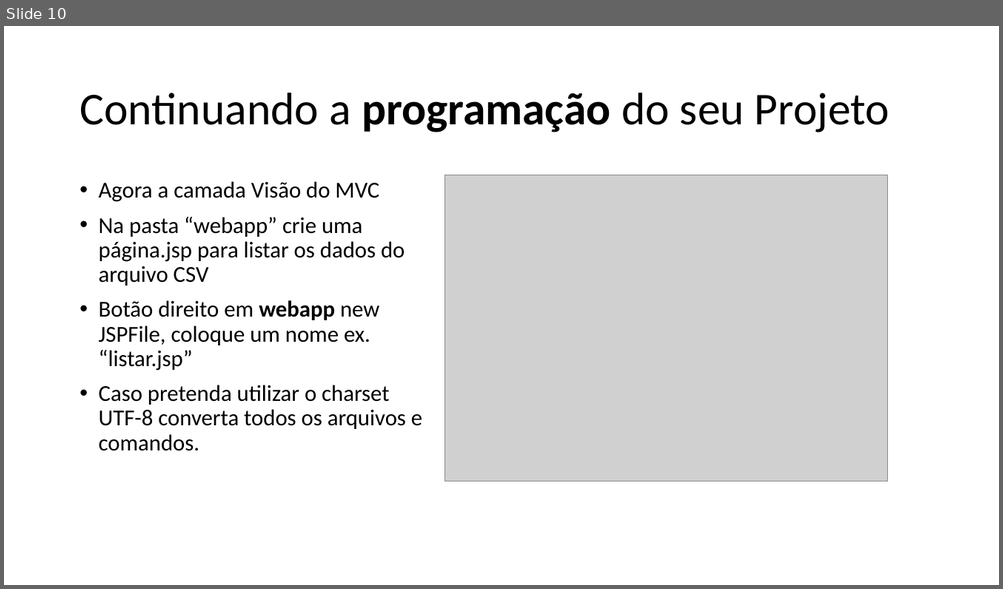
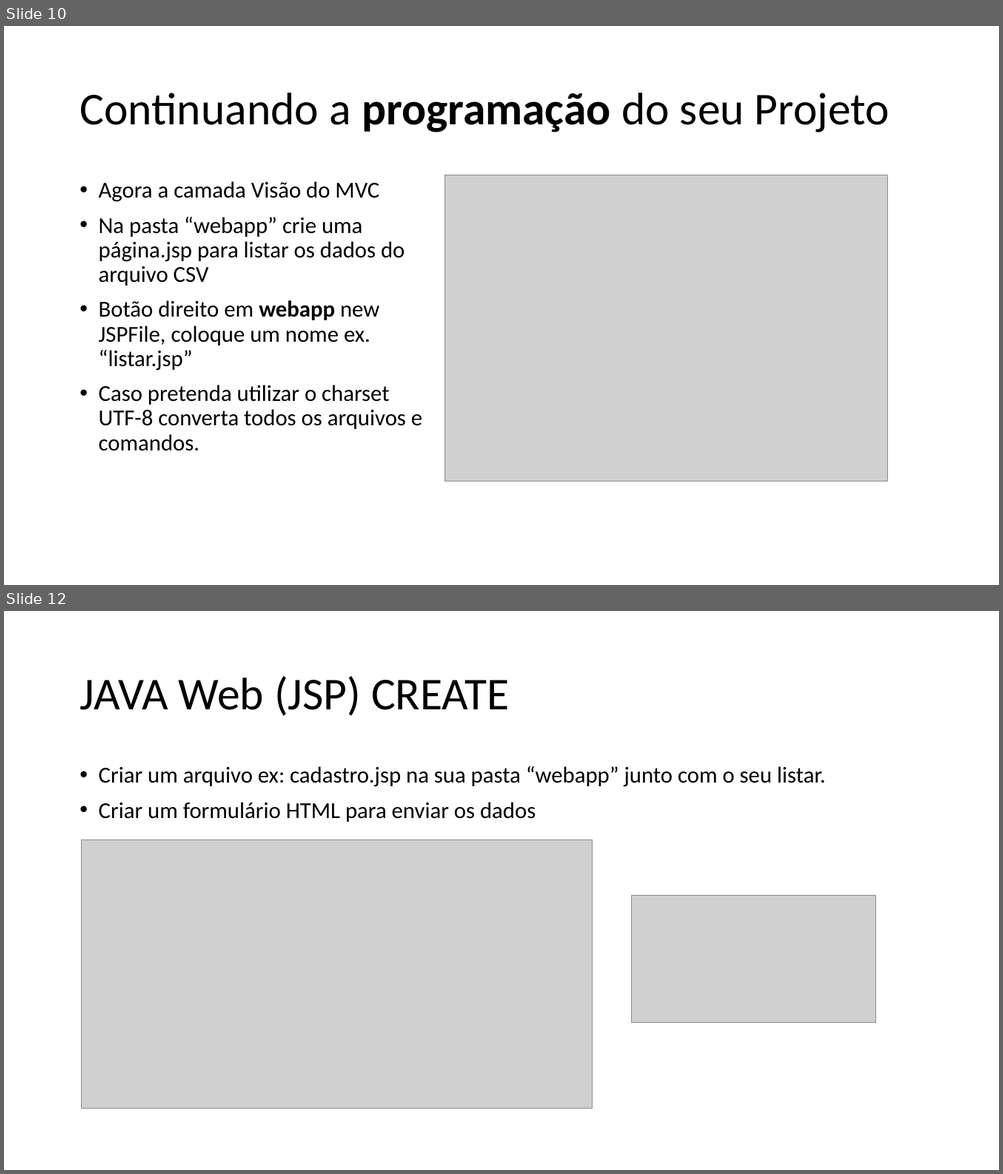
Before and after one commit to wellifabio/senai2021, a slide deck: 2des/pwbe/aula03/Tutorial CRUD – MVC – JAVA WEB.pptx. Shown one above the other, each under a label of ours: slide 10 before the commit, slides 10 and 12 after it; the slides between them are not shown. The pictures are 1003x589 and 1003x1174 pixels, drawn with LibreOffice and Linux fonts; fonts in the diff are those of the drawing; grey boxes stand for pictures. Boxes give left, top, right and bottom in pixels: in the first picture for what was removed or moved away, otherwise in the second. Text is boxed around its words. In the diff, an @@ line names an element or a change of style, - is before the commit and + after.

```diff
--- a/2des/pwbe/aula03/Tutorial CRUD – MVC – JAVA WEB.pptx
+++ b/2des/pwbe/aula03/Tutorial CRUD – MVC – JAVA WEB.pptx
@@ slide 12 added at (4, 611, 999, 1170), background #FFFFFF @@
@@ title added at (79, 676, 509, 716), 44 pt, text #000000 @@
+JAVA Web (JSP) CREATE
@@ text added at (99, 766, 825, 822), 22 pt, text #000000 @@
+• Criar um arquivo ex: cadastro.jsp na sua pasta “webapp” junto com o seu listar.
+• Criar um formulário HTML para enviar os dados
@@ picture added at (82, 840, 593, 1109) @@
@@ picture added at (632, 895, 876, 1023) @@
```
Also in this commit, not shown: 1 slide changed, 3 other files.
